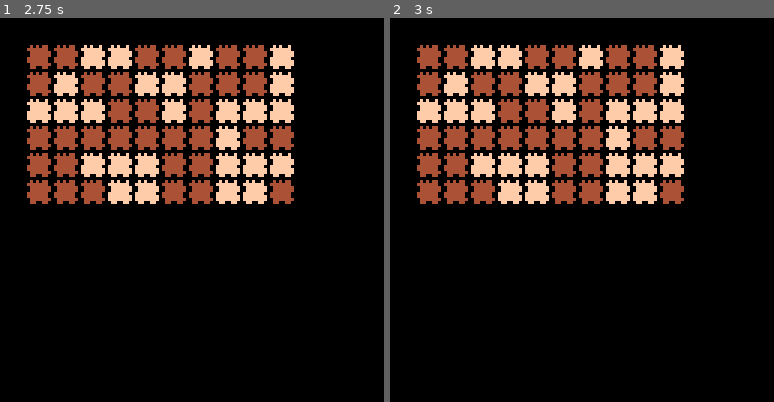
Above: before the commit, frames 1-2 (left to right).
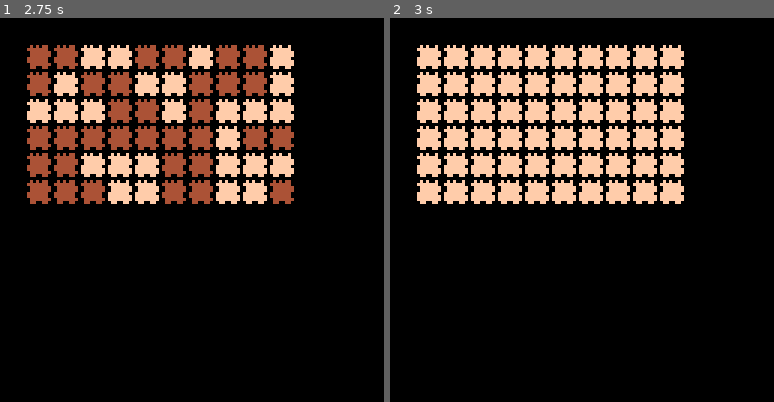
Above: after the commit, the same moments.

Repository: katlukens/cozy
Game: PICO-8 cartridge cozy1.p8
The game is run twice, just before and just after one commit, with the same random seed, the same clock (stepped at 60 frames per second) and the same inputs.
Inputs:
- Up to frame 1 (2.75 s): no input
- Up to frame 2 (3 s): no input

Frame 1 is identical in both runs. In frame 2, 11% of the frame differs, in the area x 7-77%, y 7-49%.

Commit message:
tweak mise, wet tiles expire to dry

Diff:
--- a/cozy1.p8
+++ b/cozy1.p8
@@ -12,6 +12,7 @@
 
 function _update()
   default_wet_duration_s=3
+  update_field(default_wet_duration_s)
 end
 
 function _draw()
--- a/cozy_field.lua
+++ b/cozy_field.lua
@@ -17,6 +17,7 @@
     else
       square.spr_soil=2
     end
+    square.start_time=time()
     return square
 end
 
@@ -32,5 +33,13 @@
   end
 end
 
-function update_field()
+function update_field(default_wet_duration_s)
+  for i=1, field_size_x do
+    for j=1, field_size_y do
+      local square=field[i][j]
+      if is_wet(square) and is_expired(square.start_time, default_wet_duration_s) then
+        square.spr_soil=1
+      end
+    end
+  end
 end
--- a/cozy_helpers.lua
+++ b/cozy_helpers.lua
@@ -1,7 +1,13 @@
-function is_expired(start_time, duration_s)
-  if (start_time+duration_s)<os.time() then
+function is_expired(start_time, default_wet_duration_s)
+  if (start_time+default_wet_duration_s)<time() then
+    return true
+  else
     return false
-  else
-    return true
   end
 end
+
+function is_wet(square)
+  if square.spr_soil==2 then
+    return square.start_time
+  end
+end
Not shown, changed: mise.toml
